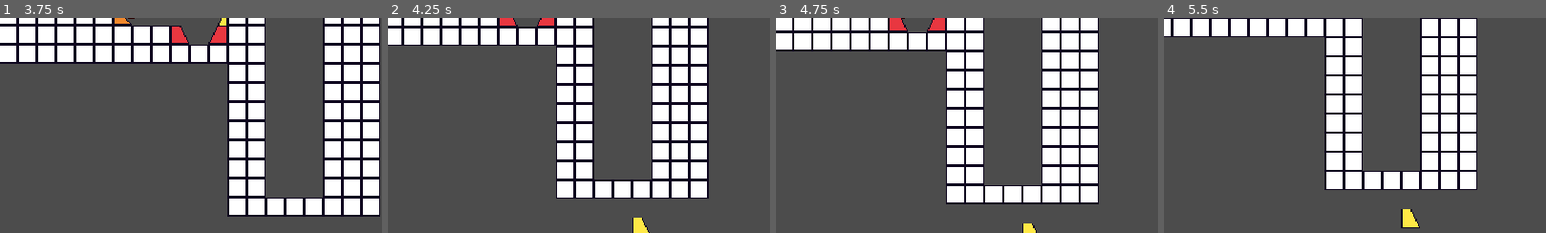
Above: before the commit, frames 1-4 (left to right).
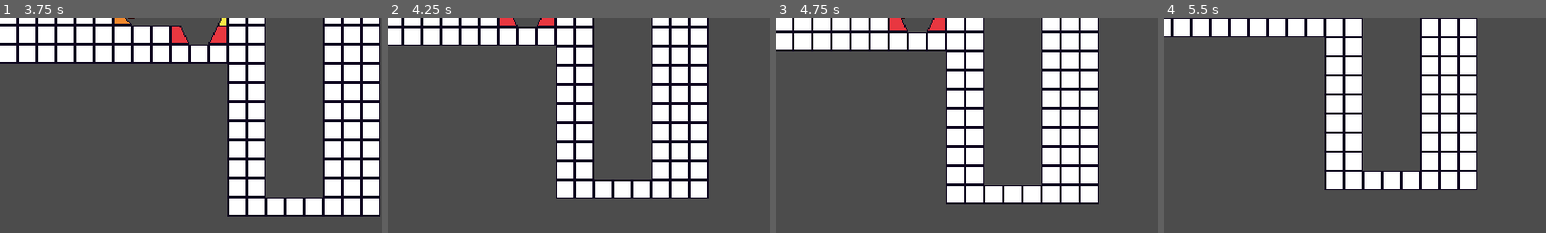
Above: after the commit, the same moments.

Repository: Ftcv/Sofrido-Re
Game: Godot game, scene res://MyProject/project/src/Levels/Playground.tscn
The game is run twice, just before and just after one commit, with the same random seed, the same clock (stepped at 60 frames per second) and the same inputs.
Inputs:
- Up to frame 1 (3.75 s): tap Enter at 0.5 s; hold Right (ui_right) 0.53-2.03 s; hold Left (ui_left) 2.03-2.78 s; hold Right (ui_right) from 2.78 s (still down)
- Up to frame 2 (4.25 s): keep holding Right (ui_right)
- Up to frame 3 (4.75 s): release Right (ui_right) at 4.28 s; hold Left (ui_left) from 4.28 s (still down)
- Up to frame 4 (5.5 s): release Left (ui_left) at 5.03 s; hold Right (ui_right) from 5.03 s (still down)
The pictures show only the part of the screen within x 33-83%, y 50-100%; the shares and areas given below are measured in that part.

Frame 1 is identical in both runs. In frame 2, 0.3% of the frame differs, in the area x 64-69%, y 92-100%; in frame 3, 0.1%; in frame 4, 0.4%, in the area x 62-67%, y 88-98%.

Commit message:
Update Playground.tscn
mas vai q isso caga
melhor eu saber logo
do q juntando com mais coisas ne kkkkk

Diff:
--- a/MyProject/project/src/Levels/Playground.tscn
+++ b/MyProject/project/src/Levels/Playground.tscn
@@ -99,4 +99,4 @@
 tile_set = SubResource( 7 )
 cell_size = Vector2( 16, 16 )
 format = 1
-tile_data = PoolIntArray( -393217, -536870912, 2, -458745, - …(4910 unchanged characters)… , -1610612736, 0, 720919, -1610612736, 0, 851988, -536870912, 3 )
+tile_data = PoolIntArray( -393217, -536870912, 2, -458745, - …(4910 unchanged characters)… , -1610612736, 0, 720919, -1610612736, 0 )
